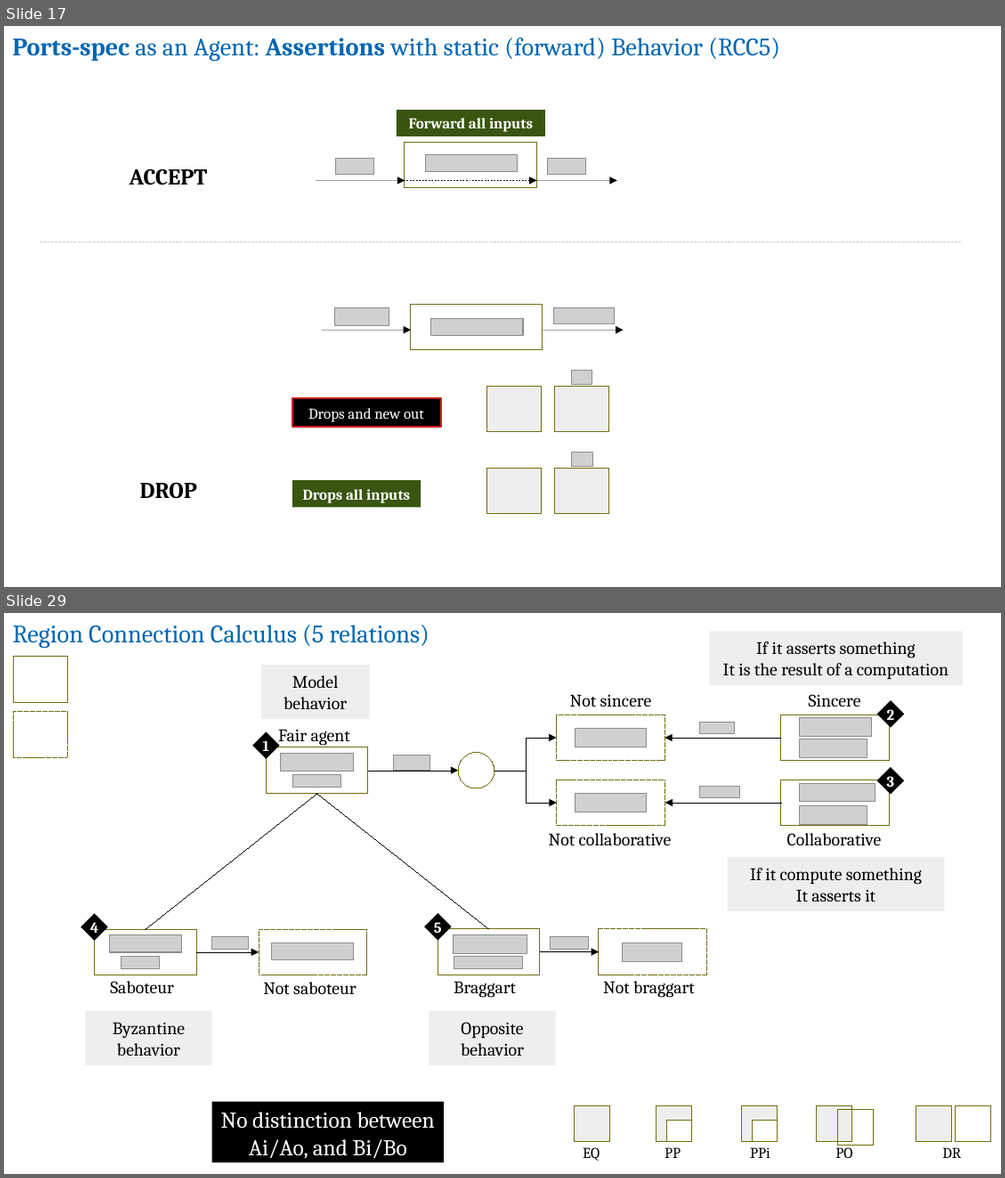
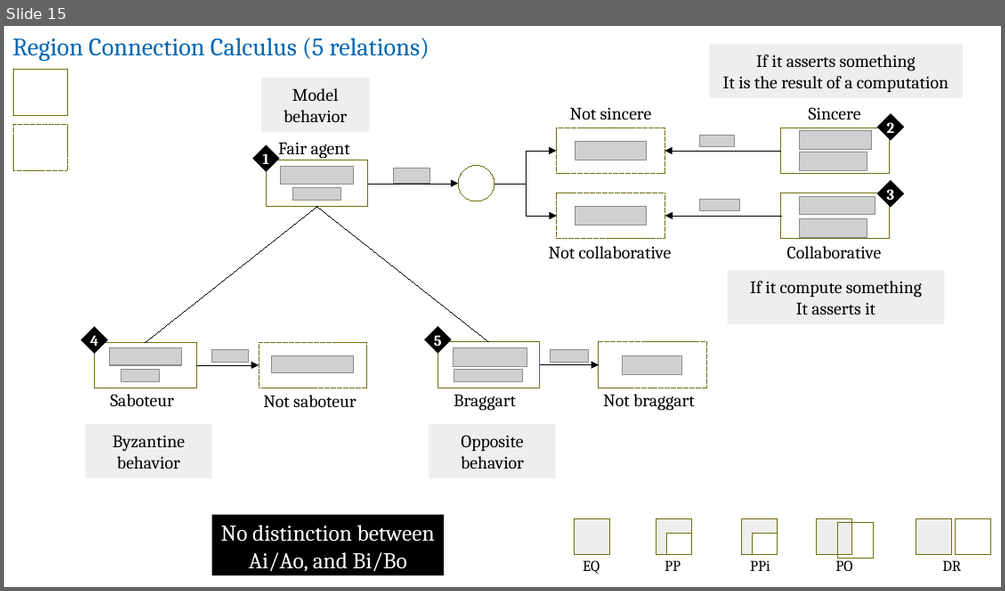
Before and after one commit to v-research/cybersecurity, a slide deck: images/v-research_tool-abf.odp. Shown one above the other, each under a label of ours: slides 17 and 29 before the commit, slide 15 after it; the slides between them are not shown. The pictures are 1005x1178 and 1005x591 pixels, drawn with LibreOffice and Linux fonts; fonts in the diff are those of the drawing; grey boxes stand for pictures; background and template pictures are left out. Boxes give left, top, right and bottom in pixels: in the first picture for what was removed or moved away, otherwise in the second. Text is boxed around its words. In the diff, an @@ line names an element or a change of style, - is before the commit and + after.

```diff
--- a/images/v-research_tool-abf.odp
+++ b/images/v-research_tool-abf.odp
@@ slide 17 removed at (4, 26, 1001, 587), background #FFFFFF @@
@@ text removed at (13, 38, 780, 62) @@
-Ports-spec as an Agent: Assertions with static (forward) Behavior (RCC5)
@@ rectangle removed at (396, 111, 545, 136) @@
-Forward all inputs
@@ picture removed at (336, 158, 375, 175) @@
@@ rectangle removed at (404, 143, 536, 188) @@
@@ picture removed at (426, 154, 517, 172) @@
@@ picture removed at (548, 158, 587, 175) @@
@@ text removed at (129, 169, 208, 185) @@
-ACCEPT
@@ arrow removed from (316, 181) to (404, 181) @@
@@ arrow removed from (403, 181) to (537, 181) @@
@@ arrow removed from (537, 181) to (617, 181) @@
@@ line removed from (40, 242) to (963, 242) @@
@@ picture removed at (334, 307, 389, 325) @@
@@ rectangle removed at (410, 305, 542, 350) @@
@@ picture removed at (431, 318, 523, 336) @@
@@ picture removed at (553, 307, 615, 323) @@
@@ arrow removed from (322, 329) to (411, 329) @@
@@ arrow removed from (543, 329) to (623, 329) @@
@@ picture removed at (571, 370, 592, 384) @@
@@ rectangle removed at (292, 399, 441, 426) @@
-Drops and new out
@@ rectangle removed at (487, 387, 542, 432) @@
@@ rectangle removed at (555, 387, 609, 432) @@
@@ picture removed at (571, 452, 592, 467) @@
@@ rectangle removed at (487, 468, 542, 514) @@
@@ rectangle removed at (555, 468, 609, 514) @@
@@ text removed at (140, 482, 197, 499) @@
-DROP
@@ rectangle removed at (292, 480, 421, 507) @@
-Drops all inputs
@@ what was slide 29 is now slide 15 @@
```
Also in this commit, not shown: 25 slides changed, 12 slides added, 14 other slides removed.
